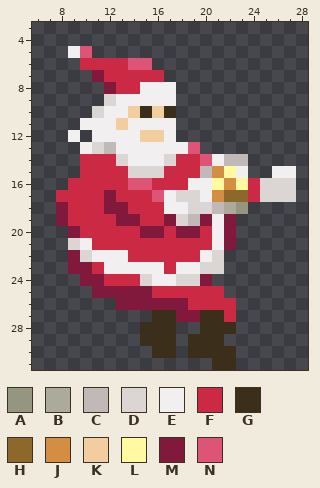
Pixel-art sprite: res/santa.png. The picture above was drawn from the file before the commit.
The file is 32x32 pixels. Shown: x 6..28, y 3..31.
Palette (. is transparent): A #969580  B #acaa9b  C #c0b9b7  D #dbd5d3  E #f1efef  F #cc2944  G #3b2f1c  H #8c692a  J #d38e44  K #f2ce9e  L #fff9a1  M #80193b  N #dd5477
Pixels before, first column x 8:
 5 .EN.................
 6 ..FFFFNN............
 7 ...MFFFFF...........
 8 ....MFFEEE..........
 9 ....DEEEEE..........
10 ...DEEKGKG..........
11 ..EEEKEEEE..........
12 .E.EEEEKKE..........
13 ..EDCEEEEEEN........
14 ..FFFDEEEDFFNECC....
15 ..FFFFDDDFFFCJLE..EE
16 .FFFFFNNFFFEELJLFDDD
17 FFFFMFFFNEDDEJHHFDDD
18 MFFFMMFFFEEDDCBA....
19 MFFFFMMFFMDCMEM.....
20 .MFFFFFMMFMMFEM.....
21 .DEFFFFFFFFFFEM.....
22 .MDEEEFFFFFFED......
23 .MMFEEEEEFEEDD......
24 ..MMFFFDEEDDM.......
25 ...MMMMMFFFFFF......
26 .....MMMMMMFFFF.....
27 ........GGMMGGF.....
28 .......GGG..GGG.....
29 .......GGG.GGG......
30 ........GG.GGGG.....
31 .............GG.....
Now the later version:
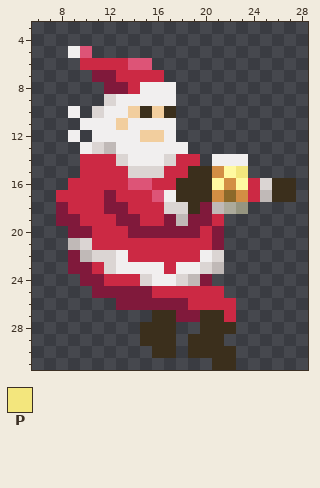
Colours new in this view: P #f3e67d
Edits made:
Colour D becomes colour C in row 17 at x 25; in row 19 at x 18; in row 21 at x 9; in row 22 at x 10; in row 23 at x 21; in row 24 at x 19.
Colour E becomes colour D in row 18 at x 17 to 18; in row 21 at x 10; in row 22 at x 11 to 12; in row 23 at x 12.
The author put colour E in row 10 at x 9.
Colour C becomes colour E in row 14 at x 22 to 23.
Colour E becomes colour F in row 19 at x 21.
Colour C becomes colour G in row 15 at x 20.
Colour D becomes colour G in row 16 at x 26 to 27; in row 17 at x 18 to 19 and 26 to 27; in row 18 at x 19.
Colour E becomes colour G in row 16 at x 19 to 20; in row 17 at x 20.
Colour F becomes colour G in row 15 at x 19; in row 16 at x 18.
Colour H becomes colour J in row 17 at x 23.
Colour C becomes colour M in row 19 at x 19.
Colour D becomes colour M in row 18 at x 20.
Colour E becomes colour M in rows 20 to 21 at x 21.
Colour F becomes colour M in row 7 at x 12; in row 8 at x 13; in row 19 at x 9; in row 20 at x 10, 14 and 17.
Colour E becomes colour P in row 15 at x 23.
Colour E is gone in row 15 at x 26 to 27.
Colour M is gone in rows 19 to 21 at x 22.
Colour N is gone in row 13 at x 19; in row 14 at x 20.
